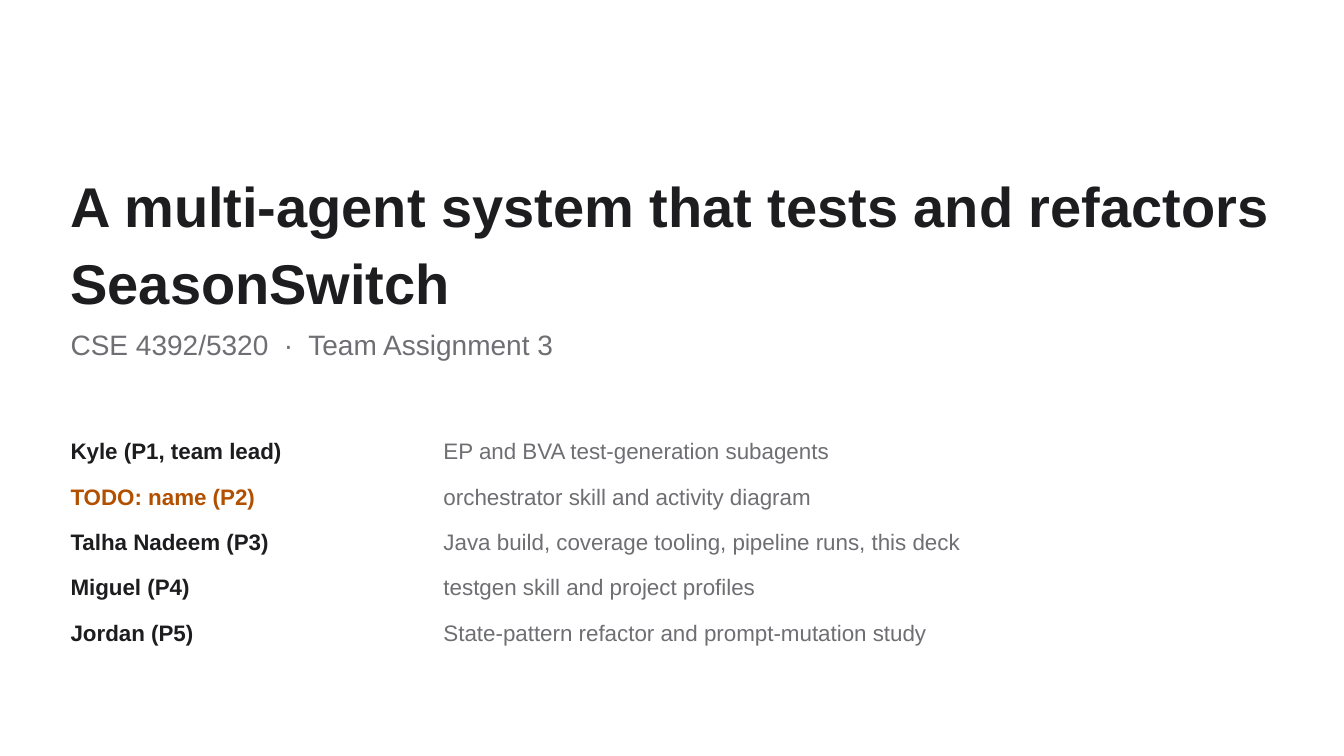
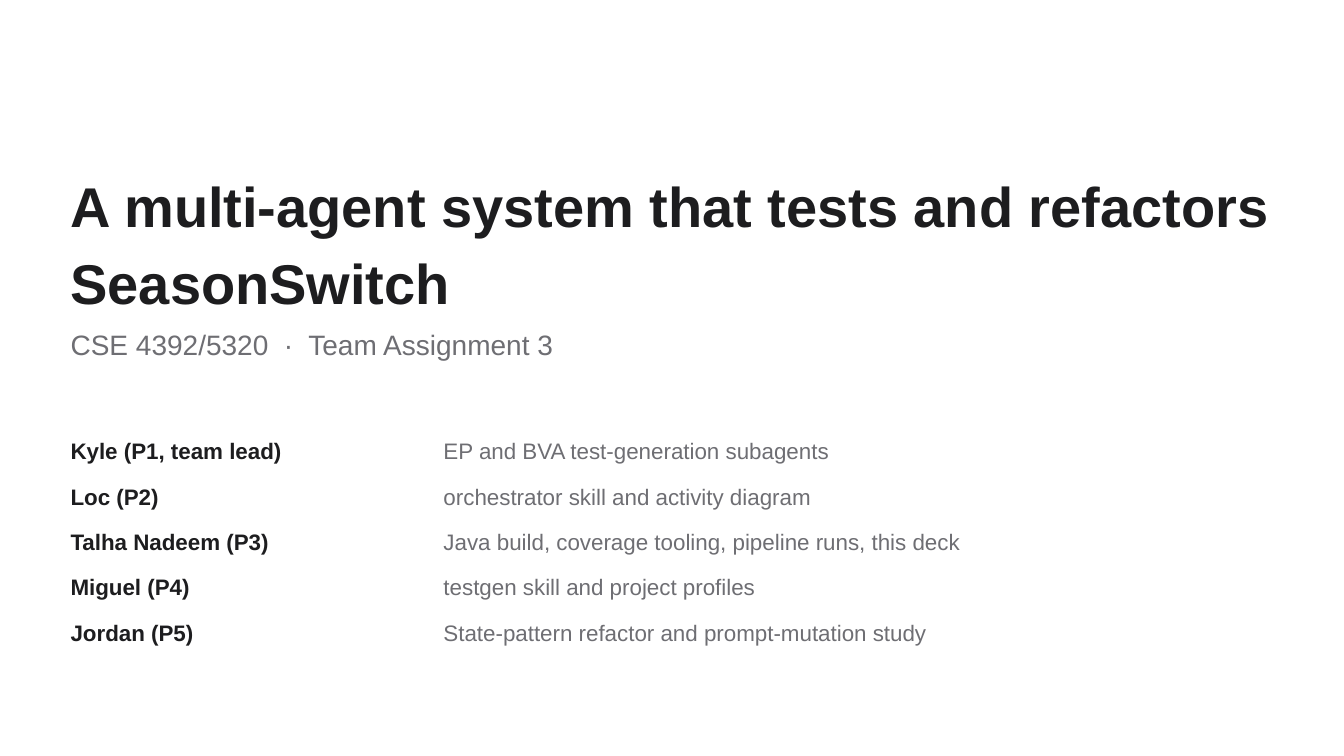
Before and after one commit to JordanTaylorGit/CSE-4392-Multi-Agent-System, a slide deck: slide 1 of slides/team3.pptx. Drawn at 1344x756 pixels with LibreOffice and Linux fonts; fonts in the diff are those of the drawing. Boxes give left, top, right and bottom in pixels: in the first picture for what was removed or moved away, otherwise in the second. Text is boxed around its words. In the diff, an @@ line names an element or a change of style, - is before the commit and + after.

```diff
--- a/slides/team3.pptx
+++ b/slides/team3.pptx
@@ text at (71, 488, 158, 510): text changed; text colour #B25000 to #1D1D1F @@
-TODO: name (P2)
+Loc (P2)
```
Also in this commit, not shown: 2 other slides changed, 1 other file.
